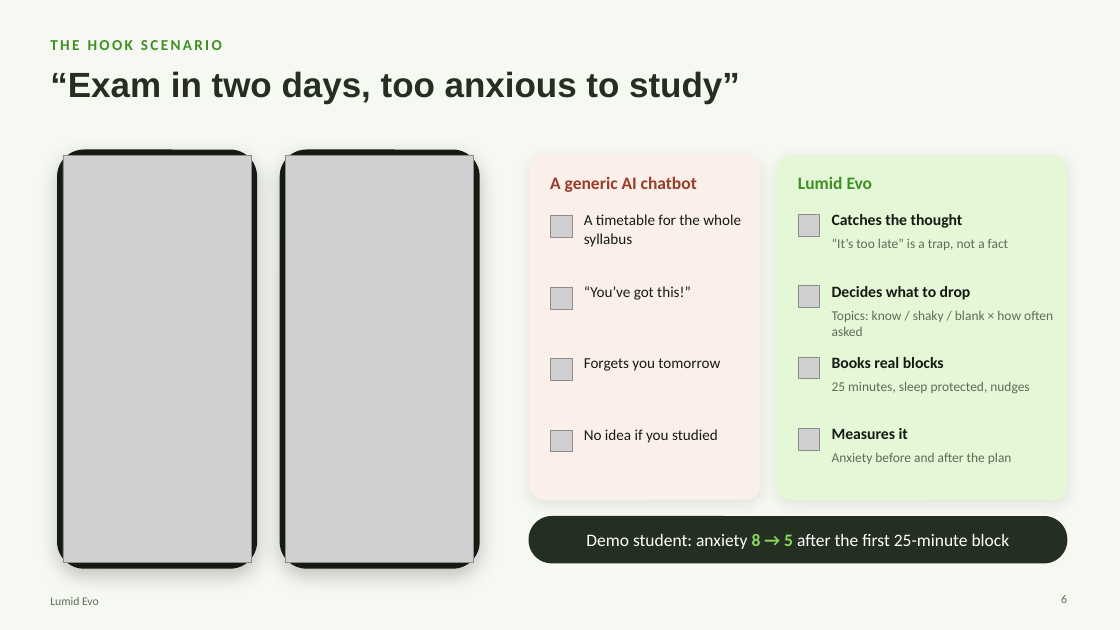
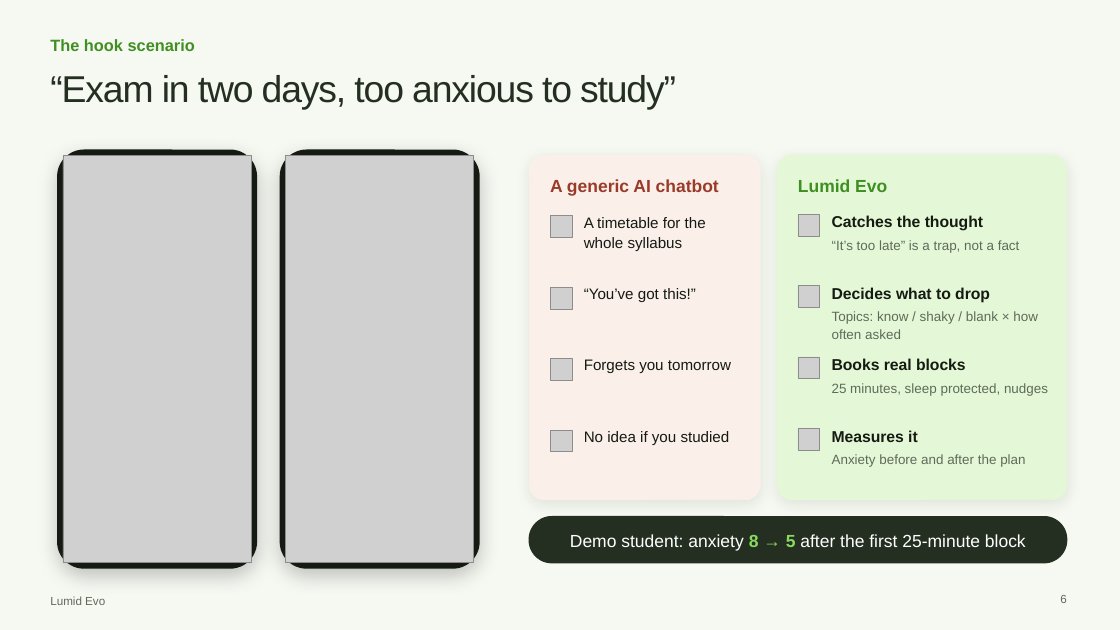
Before and after one commit to riyan-hx/Lumid-Evo-Ai, a slide deck: slide 6 of Lumid-Evo-Pitch.pptx. Drawn at 1120x630 pixels with LibreOffice and Linux fonts; fonts in the diff are those of the drawing; grey boxes stand for pictures. Boxes give left, top, right and bottom in pixels: in the first picture for what was removed or moved away, otherwise in the second. Text is boxed around its words. In the diff, an @@ line names an element or a change of style, - is before the commit and + after.

```diff
--- a/Lumid-Evo-Pitch.pptx
+++ b/Lumid-Evo-Pitch.pptx
@@ text at (x1=50, y1=39, x2=195, y2=51): text changed; size 13 to 14 pt; font Calibri to Arial @@
-THE HOOK SCENARIO
+The hook scenario
@@ title "“Exam in two days, too ..." at (x1=50, y1=75, x2=676, y2=109): size 30 to 32 pt, letter spacing 0 to -1 pt, bold off; line spacing 1 to 1.06 @@
@@ font Calibri to Arial; line spacing 1 to 1.12 in 15 elements at (x1=550, y1=179, x2=719, y2=196), (x1=584, y1=217, x2=706, y2=251), (x1=584, y1=288, x2=696, y2=302), (x1=584, y1=359, x2=731, y2=373), (x1=584, y1=431, x2=730, y2=445), (x1=798, y1=179, x2=887, y2=192), (x1=832, y1=215, x2=983, y2=231), (x1=832, y1=240, x2=1020, y2=253), (x1=832, y1=287, x2=990, y2=303), (x1=832, y1=311, x2=1038, y2=339), (x1=832, y1=358, x2=966, y2=370), (x1=832, y1=383, x2=1048, y2=396), (x1=832, y1=430, x2=918, y2=442), (x1=832, y1=454, x2=1025, y2=467), (x1=570, y1=534, x2=1026, y2=551) @@
@@ text "Lumid Evo" at (x1=50, y1=596, x2=105, y2=605): font Calibri to Arial @@
@@ page number at (x1=1060, y1=595, x2=1066, y2=603): font Calibri to Arial @@
```
Also in this commit, not shown: 9 other slides changed.
